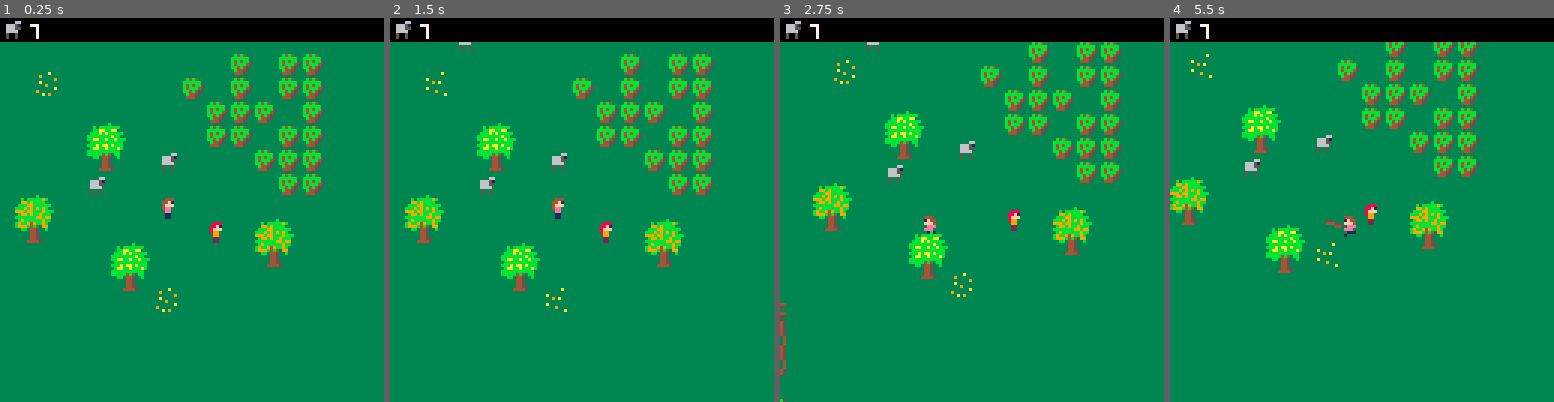
Above: before the commit, frames 1-4 (left to right).
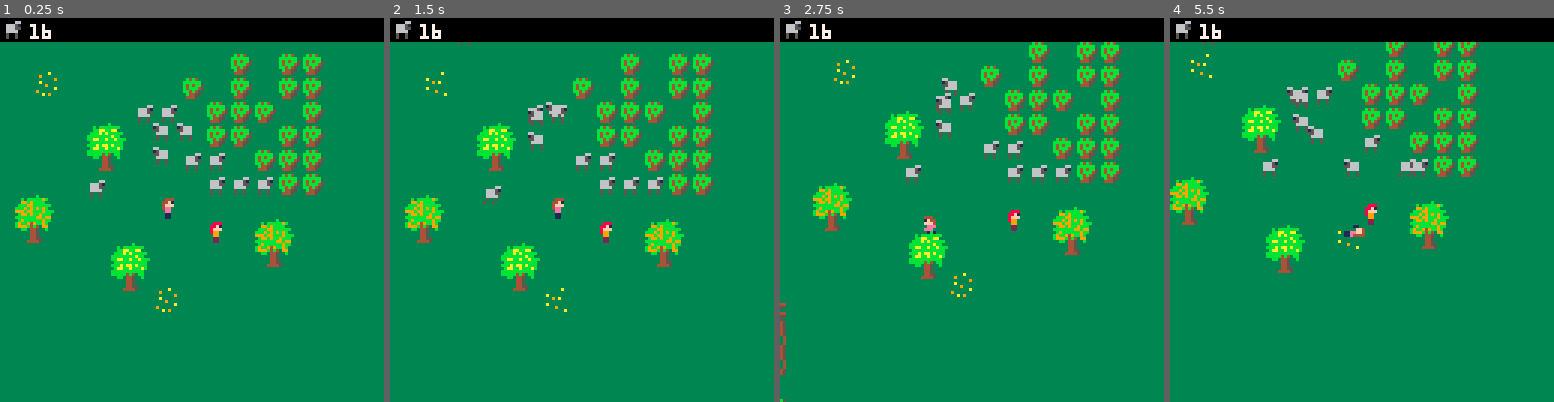
Above: after the commit, the same moments.

Repository: sdegutis/shepherdgame.com
Game: PICO-8 cartridge sheep.p8
The game is run twice, just before and just after one commit, with the same random seed, the same clock (stepped at 60 frames per second) and the same inputs.
Inputs:
- Up to frame 1 (0.25 s): no input
- Up to frame 2 (1.5 s): tap O (Z key) at 0.33, 0.7, 1.43 s; tap X (X key) at 1.07 s
- Up to frame 3 (2.75 s): hold Left 1.97-2.37 s; tap X (X key) at 2.07, 2.4, 2.73 s; tap O (Z key) at 2.22 s; hold Down from 2.42 s (still down)
- Up to frame 4 (5.5 s): release Down at 2.82 s; hold Right 2.87-3.53 s; tap X (X key) every 0.33 s from 3.07 to 5.4 s; tap O (Z key) at 3.1, 3.98, 4.87 s; hold Up 3.58-4.08 s; hold Right 4.13-4.53 s; hold Down 4.58-5.08 s; hold Left from 5.13 s (still down)

The runs differ from the first frame. In frame 1, 1.5% of the frame differs, in the area x 7-72%, y 1-47%; in frame 2, 1.6%; in frame 3, 1.7%; in frame 4, 1.9%, in the area x 7-68%, y 1-65%.

Commit message:
They can follow sheep, but radius logic makes them always find top-left sheep

Diff:
--- a/sheep.p8
+++ b/sheep.p8
@@ -816,6 +816,14 @@
 		e.hearts=e.hearts.tick()
 	end
 
+	if e.fellow then
+		if abs(e.fellow.x-e.x)>50
+		or abs(e.fellow.y-e.y)>50
+		then
+			e.fellow=nil
+		end
+	end
+
 	if e.friend and not e.home then
 		local dx=e.friend.x-e.x
 		local dy=e.friend.y-e.y
@@ -835,20 +843,30 @@
 	-- choose new action when idle
 	if e.t == 0 then
 
+		-- find owner
+		if e.pet and not e.friend then
+			local e2 = findrad(e,2,
+		 	{'player'})
+			e.friend = e2
+			return
+		end
+
 		-- run from wolves
-		-- and find master
+		-- follow sheep
 		local e2 = findrad(e,2,
-	 	{'wolf','player'})
+	 	{'wolf','sheep'})
 
 	 if e2 then
+	 	local dx=e2.x-e.x
+	 	local dy=e2.y-e.y
+
 	 	if e2.k == 'wolf' then
-	 		-- todo: run away!
+	 		e.mx = -sgn(dx)
+	 		e.my = -sgn(dy)
+	 		e.t = 30
 	 		return
-	 	elseif e2.k == 'player' then
-	 		if e.pet and not e.friend then
-	 			e.friend = e2
-	 			return
-	 		end
+	 	elseif e2.k == 'sheep' then
+	 		e.fellow = e2
 	 	end
 	 end
 
@@ -862,6 +880,23 @@
 			e.mx = 0
 			e.my = 0
 		else
+			-- maybe follow
+			if e.fellow then
+				local follow=rnd()<0.67
+				if follow then
+					-- follow for 1 sec
+					local f = e.fellow
+					local dx=f.x-e.x
+					local dy=f.y-e.y
+					local adx=abs(dx)
+					local ady=abs(dy)
+					if (adx>2) e.mx = sgn(dx)
+					if (ady>2) e.my = sgn(dy)
+					e.t = 30
+					return
+				end
+			end
+
 			-- walk for 1 sec
 			e.t = 30
 			e.mx = round(rnd(2))-1
@@ -890,6 +925,7 @@
 	end
 
 	if e.calming==5 then
+		e.speed = sheep_speed
 		e.friend=p
 		e.calming=nil
 		e.hearts=animator(e,15,4,0,7)
@@ -1072,8 +1108,10 @@
 			local i=emapi(x1,y1)
 
 			for e2 in all(emap[i]) do
-				if count(ks, e2.k) > 0 then
-					return e2
+				if e != e2 then
+					if count(ks, e2.k) > 0 then
+						return e2
+					end
 				end
 			end
 
@@ -1482,10 +1520,10 @@
 0400000000000000000000000000000000000000000000000000000000000000000000000000000000000000000000000000000000000000000000000000000000000000000000000000000000000000000000000000000000000000000000000000000000000000000000000000000000000000000000000000000000000014
 0400000000000000000000000000000000000000000000000000000000000000000000000000000000000000000000000000000000000000000000000000000000000000000000000000000000000000000000000003000303000000000000000000000000000000000000000000000000000000000000000000000000000014
 0400000000000000000000000000000000000000000000000000000000000000000000000000000000000000000000000000000000000000000000000000000000000000000000000000000000080000000000030003000303000000000000000000000000000000000000000000000000000000000000000000000000000014
-0400000000000000000000000000000000000000000000000000000000000000000000000000000000000000000000000000000000000000000000000000000000000000000000000000090000000000000000003803030003000000000000000000000000000000000000000000000000000000000000000000000000000004
-0400000000000000000000000000000000000000000000000000000000000000000000000000000000000000000000000000000000000000000000050500000005050000000000000000000000000026270000000303000303000000000000000000000000000000000000000000000000000000000000000000000000000404
-0400000000000000000000000000000000000000000000000000000000000000000000000000000000000000000000000000000000000000000505051010101005050505000000000000000000000036090009000000030339000000000000000000000000000000000000000000000000000000000000000000000000000414
-0400000000000000000000000000000000000000000000000000000000000000000000000000000000000000000000000000000000000005050510101010101010101010050505000000000000000009000000000000000303000000000000000000000000000000000000000000000000000000000000000000000000000414
+0400000000000000000000000000000000000000000000000000000000000000000000000000000000000000000000000000000000000000000000000000000000000000000000000000090000000000000909003803030003000000000000000000000000000000000000000000000000000000000000000000000000000004
+0400000000000000000000000000000000000000000000000000000000000000000000000000000000000000000000000000000000000000000000050500000005050000000000000000000000000026270009090303000303000000000000000000000000000000000000000000000000000000000000000000000000000404
+0400000000000000000000000000000000000000000000000000000000000000000000000000000000000000000000000000000000000000000505051010101005050505000000000000000000000036090009090900030339000000000000000000000000000000000000000000000000000000000000000000000000000414
+0400000000000000000000000000000000000000000000000000000000000000000000000000000000000000000000000000000000000005050510101010101010101010050505000000000000000009000000000909090303000000000000000000000000000000000000000000000000000000000000000000000000000414
 140000000000000000000000000000000000000000000000000000000000000000000000000000000000000000000000000000000000050510101010102020202010101010100505000000002425000000000c000000000000000000000000000000000000000000000000000000000000000000000000000000000000000414
 0400000000000000000000000000000000000000000000000000000000000000000000000000000000000000000000000000000000000610101030202020202030202010101005050500000034080000000000000d00242500000000000000000000000000000000000000000000000000000000000000000000000000000414
 0404000000000000000000000000000000000000000000000000000000000000000000000000000000000000000000000000000000050510101020202020202020202020101010050505000000000000262700000000343500000000000000000000000000000000000000000000000000000000000000000000000000040414
